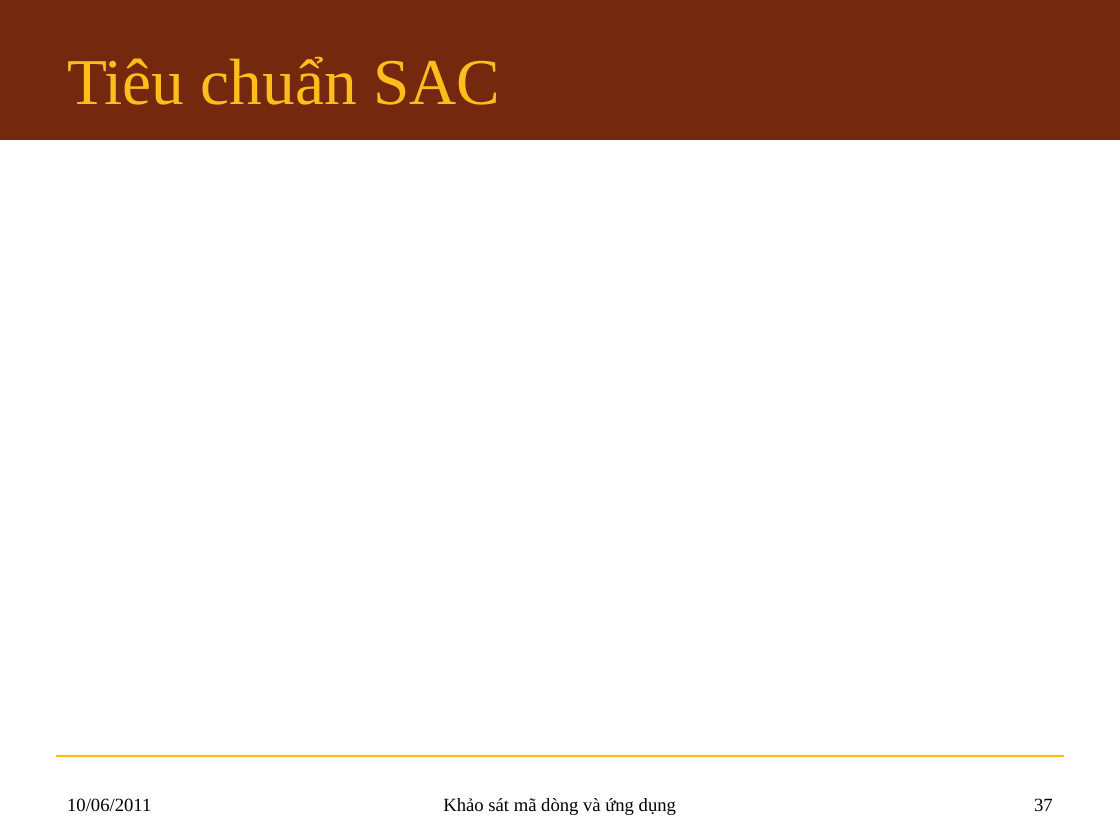
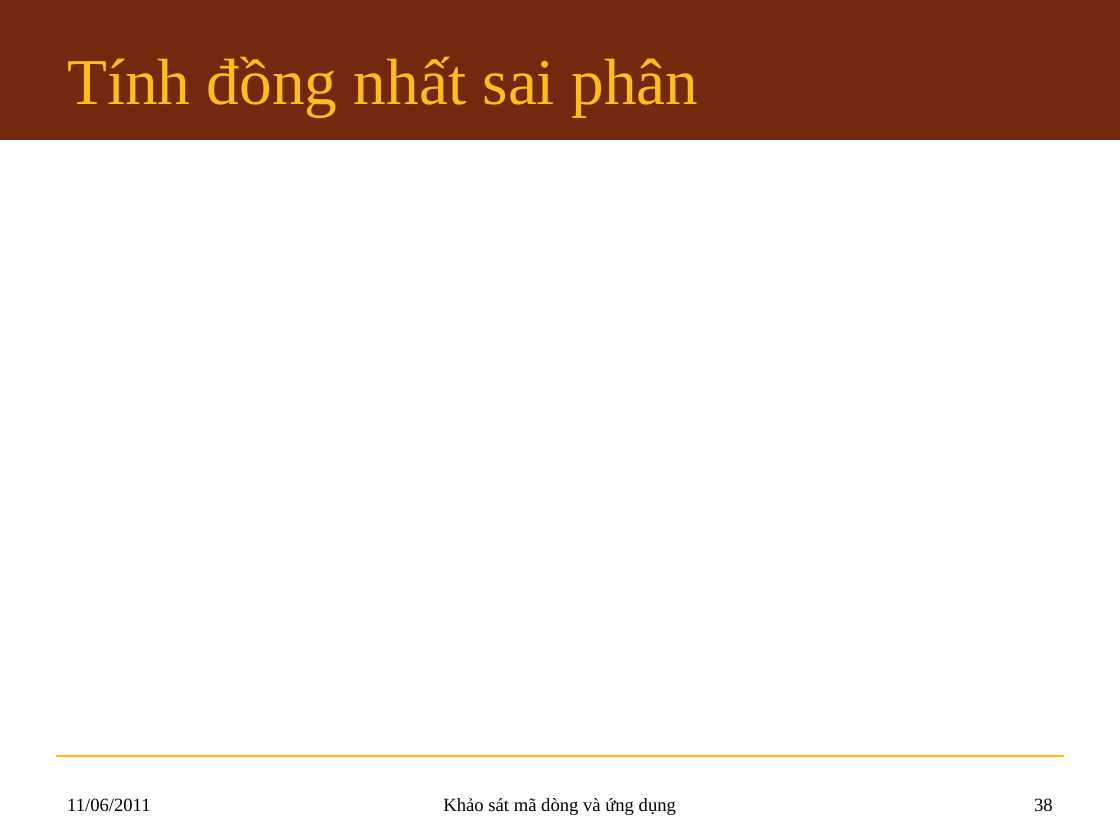
Before and after one commit to hemprasad/lvmm-sc, a slide deck: slide 38 of 7.Slide/KLTN_Slide.pptx (slide 37 before the commit). Drawn at 1120x840 pixels with LibreOffice and Linux fonts; fonts in the diff are those of the drawing; background and template pictures are left out. Boxes give left, top, right and bottom in pixels: in the first picture for what was removed or moved away, otherwise in the second. Text is boxed around its words. In the diff, an @@ line names an element or a change of style, - is before the commit and + after.

```diff
--- a/7.Slide/KLTN_Slide.pptx
+++ b/7.Slide/KLTN_Slide.pptx
@@ title at (x1=67, y1=56, x2=698, y2=117): text changed @@
-Tiêu chuẩn SAC
+Tính đồng nhất sai phân
@@ text at (x1=67, y1=798, x2=150, y2=812): text changed @@
-10/06/2011
+11/06/2011
@@ page number at (x1=1034, y1=798, x2=1053, y2=811): text changed @@
-37
+38
```
Also in this commit, not shown: 35 other slides changed, 1 slide added.
